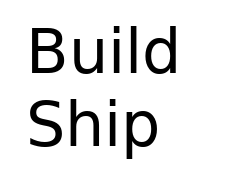
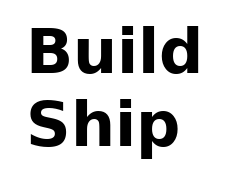
Layer changes from the first (240, 180) image to the second:
painted on "Build ..." over [30, 26, 199, 159]
